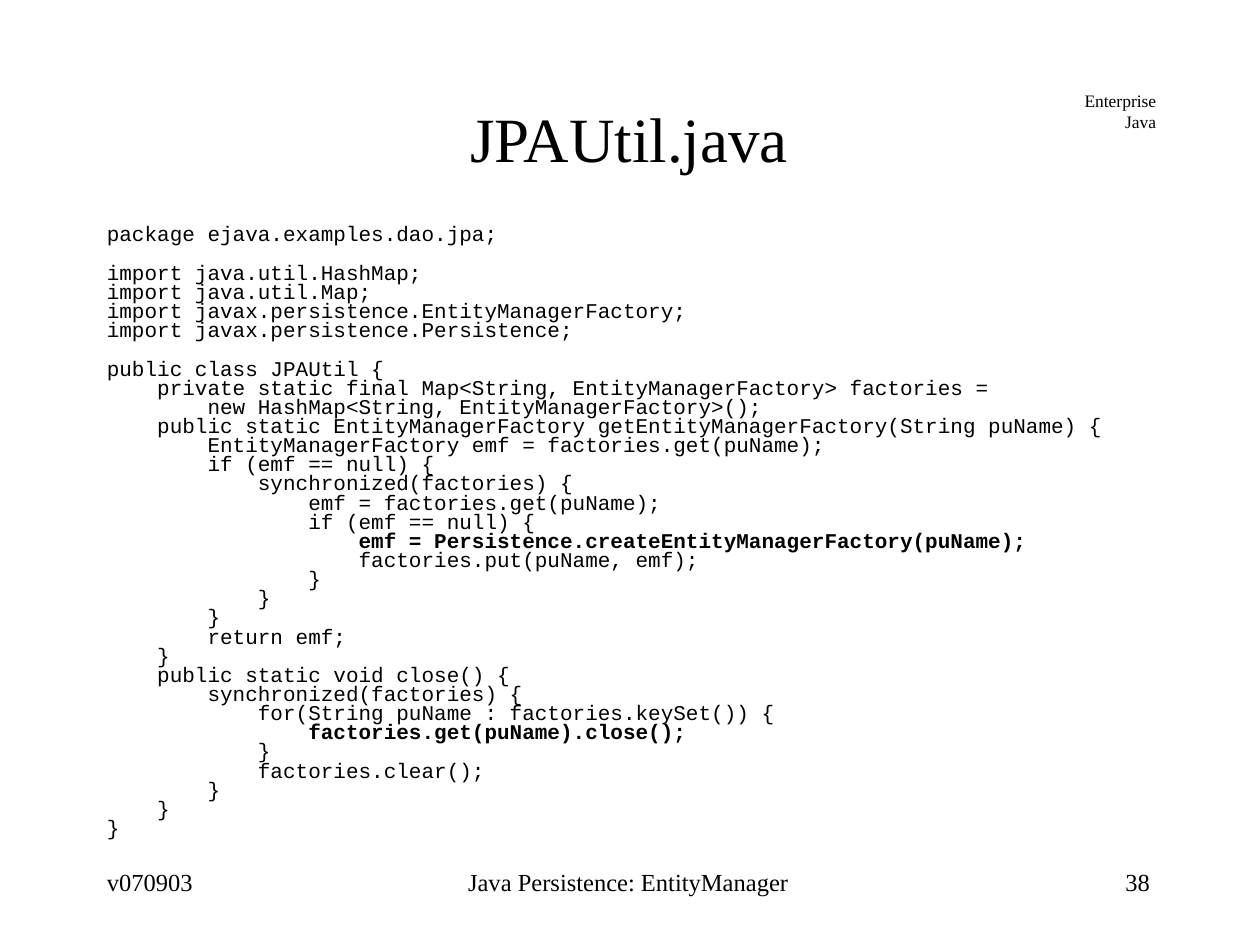
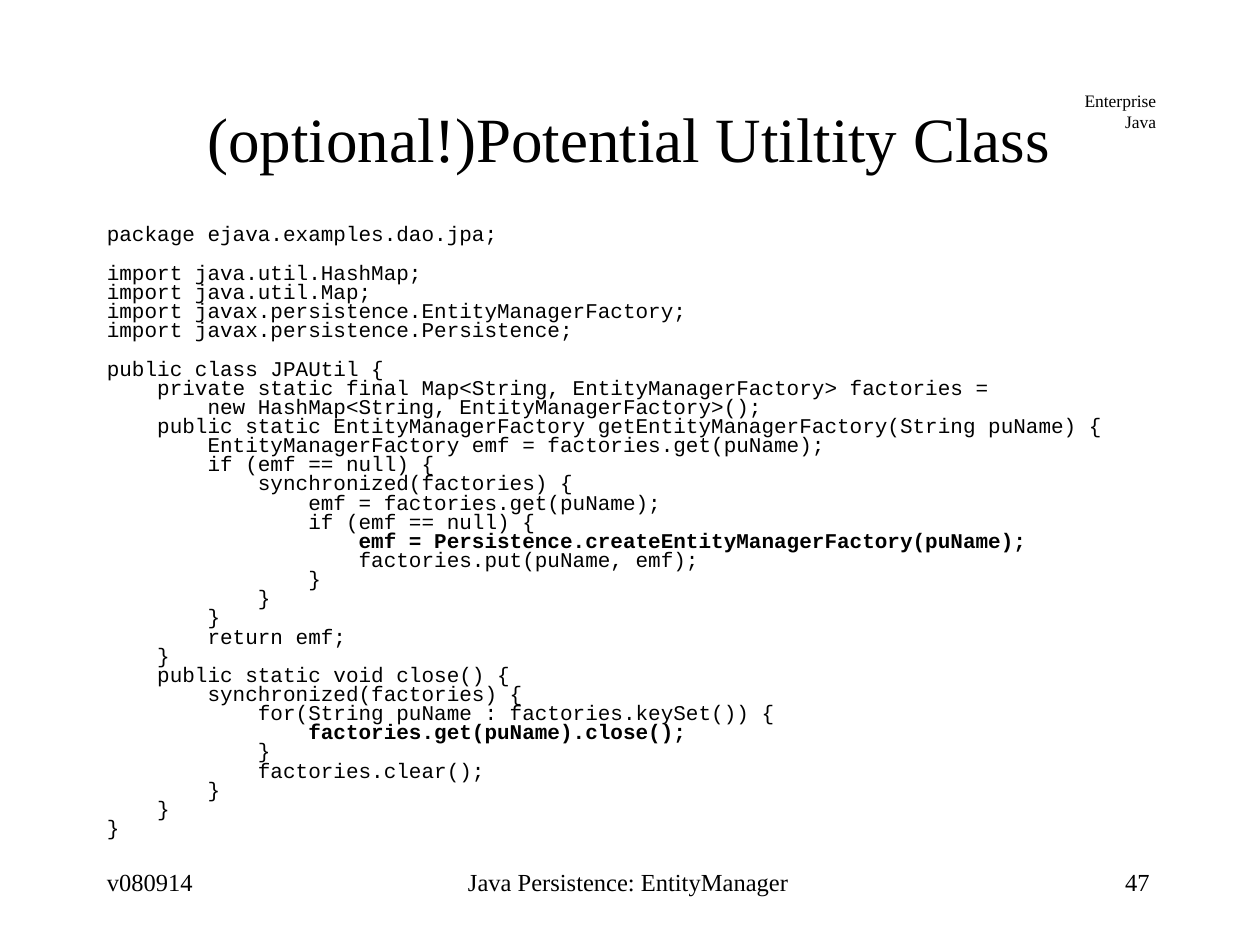
Before and after one commit to jcstaff/ejava-javaee, a slide deck: slide 47 of jpaDAO/src/site/resources/lectures/entityMgr.ppt (slide 38 before the commit). Drawn at 1260x945 pixels with LibreOffice and Linux fonts; fonts in the diff are those of the drawing. Boxes give left, top, right and bottom in pixels: in the first picture for what was removed or moved away, otherwise in the second. Text is boxed around its words. In the diff, an @@ line names an element or a change of style, - is before the commit and + after.

```diff
--- a/jpaDAO/src/site/resources/lectures/entityMgr.ppt
+++ b/jpaDAO/src/site/resources/lectures/entityMgr.ppt
@@ title at [207, 118, 1049, 175]: text changed @@
-JPAUtil.java
+(optional!)Potential Utiltity Class
@@ text at [107, 874, 193, 892]: text changed @@
-v070903
+v080914
@@ page number at [1125, 875, 1150, 891]: text changed @@
-38
+47
```
Also in this commit, not shown: 37 other slides changed, 12 slides added, 4 slides removed, 32 other files.
